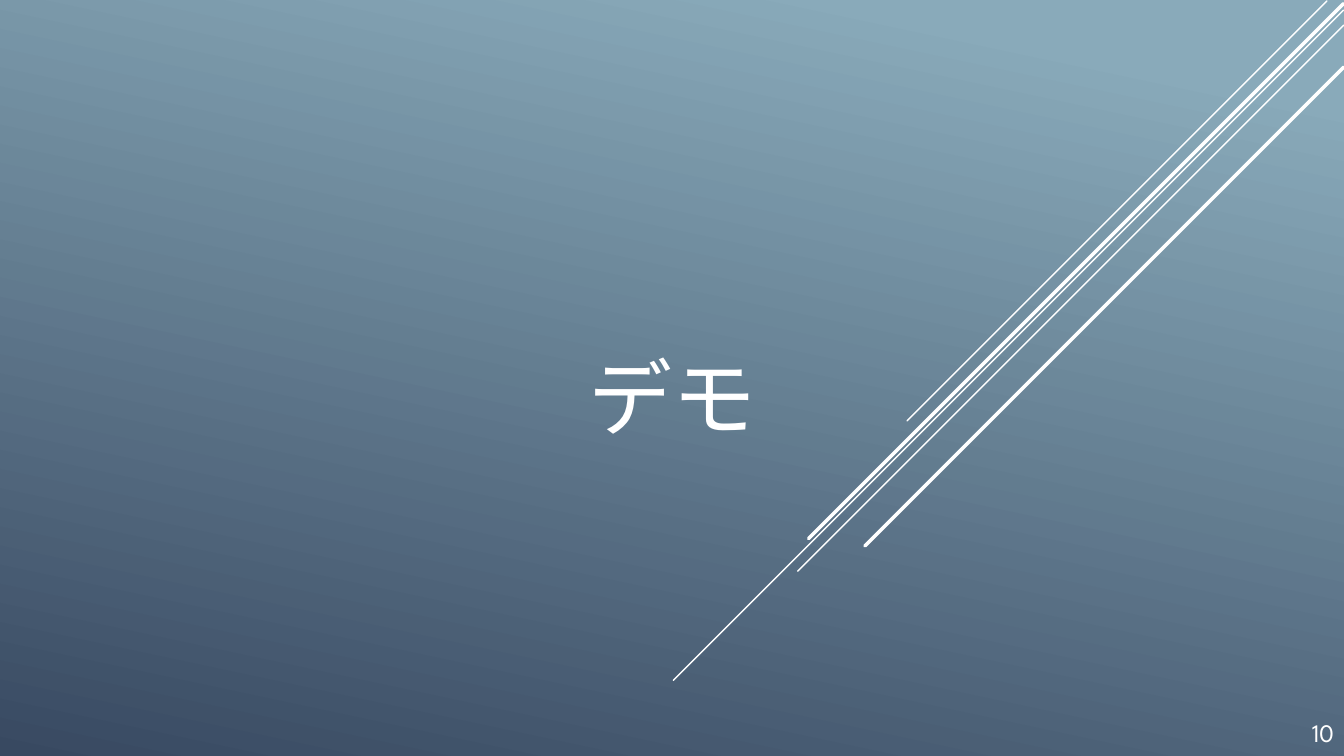
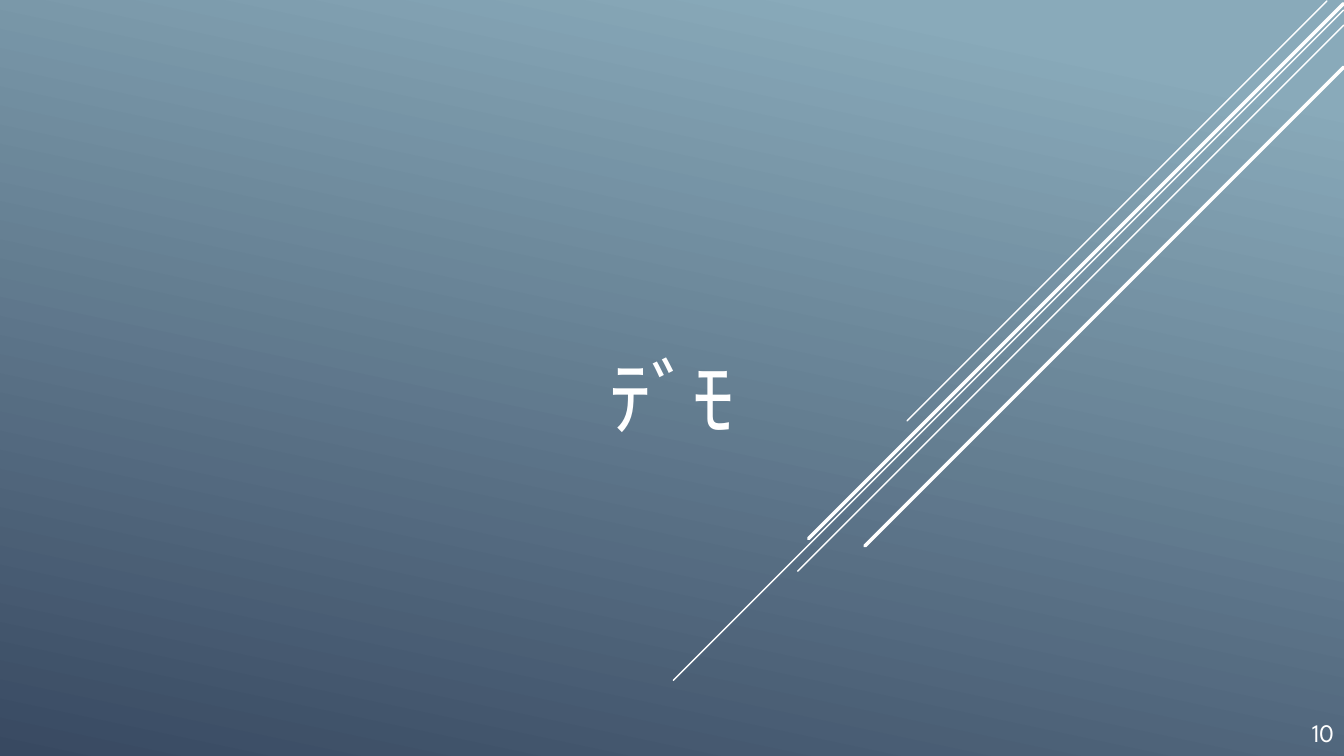
Before and after one commit to 2VJ-Makino/2VJ-Makino, a slide deck: slide 10 of presentation2/プロジェクトプレゼンテーション_002.pptx. Drawn at 1344x756 pixels with LibreOffice and Linux fonts; fonts in the diff are those of the drawing. Boxes give left, top, right and bottom in pixels: in the first picture for what was removed or moved away, otherwise in the second. Text is boxed around its words. In the diff, an @@ line names an element or a change of style, - is before the commit and + after.

```diff
--- a/presentation2/プロジェクトプレゼンテーション_002.pptx
+++ b/presentation2/プロジェクトプレゼンテーション_002.pptx
@@ text at (609, 357, 735, 432): text changed @@
-デモ
+ﾃﾞﾓ
```
Also in this commit, not shown: 7 other slides changed, 7 other files.
